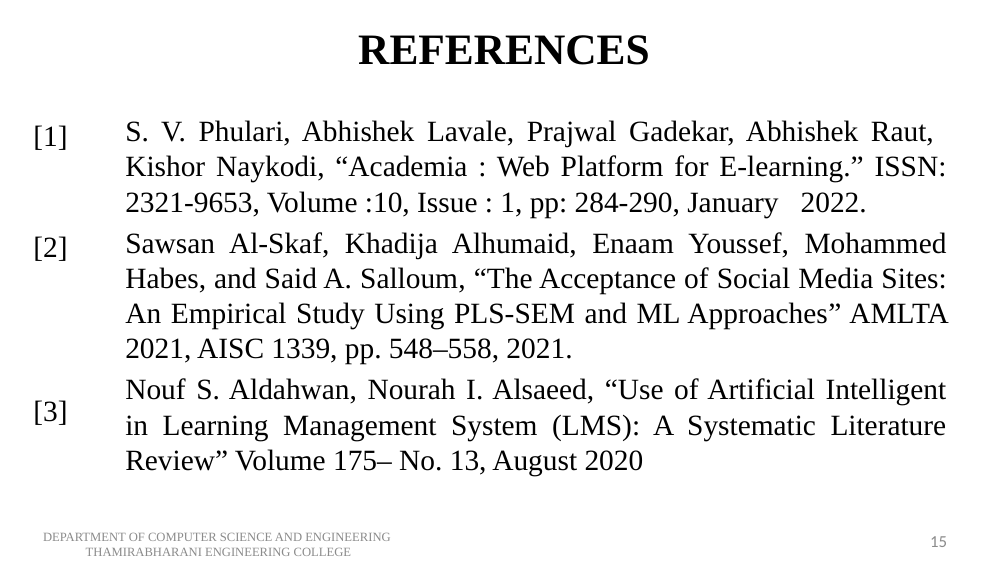
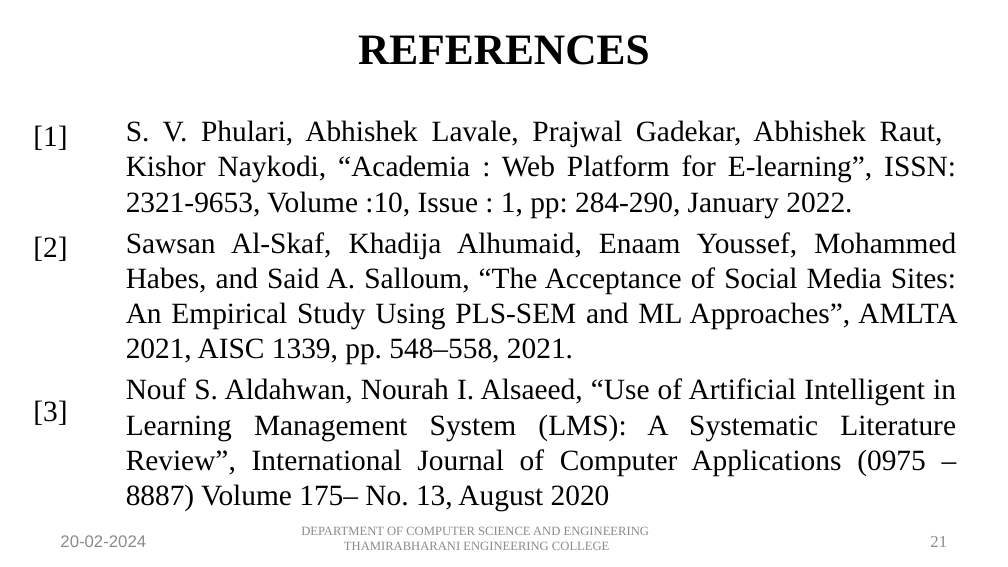
Before and after one commit to Saravana-Pon-Balan/LMS, a slide deck: slide 21 of Docs/review 1.pptx (slide 18 before the commit). Drawn at 1008x567 pixels with LibreOffice and Linux fonts; fonts in the diff are those of the drawing. Boxes give left, top, right and bottom in pixels: in the first picture for what was removed or moved away, otherwise in the second. Text is boxed around its words. In the diff, an @@ line names an element or a change of style, - is before the commit and + after.

```diff
--- a/Docs/review 1.pptx
+++ b/Docs/review 1.pptx
@@ text at [126,120,957,511]: text changed @@
-S. V. Phulari, Abhishek Lavale, Prajwal Gadekar, Abhishek Raut, Kishor Naykodi, “Academia : Web Platform for E-learning.” ISSN: 2321-9653, Volume :10, Issue : 1, pp: 284-290, January 2022.
-Sawsan Al-Skaf, Khadija Alhumaid, Enaam Youssef, Mohammed Habes, and Said A. Salloum, “The Acceptance of Social Media Sites: An Empirical Study Using PLS-SEM and ML Approaches” AMLTA 2021, AISC 1339, pp. 548–558, 2021.
-Nouf S. Aldahwan, Nourah I. Alsaeed, “Use of Artificial Intelligent in Learning Management System (LMS): A Systematic Literature Review” Volume 175– No. 13, August 2020
+S. V. Phulari, Abhishek Lavale, Prajwal Gadekar, Abhishek Raut, Kishor Naykodi, “Academia : Web Platform for E-learning”, ISSN: 2321-9653, Volume :10, Issue : 1, pp: 284-290, January 2022.
+Sawsan Al-Skaf, Khadija Alhumaid, Enaam Youssef, Mohammed Habes, and Said A. Salloum, “The Acceptance of Social Media Sites: An Empirical Study Using PLS-SEM and ML Approaches”, AMLTA 2021, AISC 1339, pp. 548–558, 2021.
+Nouf S. Aldahwan, Nourah I. Alsaeed, “Use of Artificial Intelligent in Learning Management System (LMS): A Systematic Literature Review”, International Journal of Computer Applications (0975 – 8887) Volume 175– No. 13, August 2020
@@ text added at [60,535,146,547], 12 pt, text #8B8B8B @@
+20-02-2024
@@ text "DEPARTMENT OF COMPUTER SCIENCE AND ...": place and size @@
-text "DEPARTMENT OF COMPUTER SCIENCE AND ..." at [43,533,390,556]
+text "DEPARTMENT OF COMPUTER SCIENCE AND ..." at [301,527,649,550]
@@ text at [930,536,947,547]: text changed; font Calibri to Times New Roman @@
-15
+21
```
Also in this commit, not shown: 11 other slides changed, 9 slides added, 6 slides removed, 9 other files.
